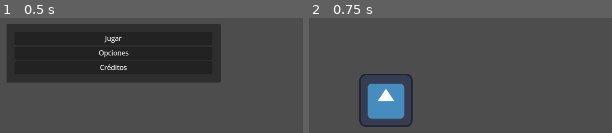
Above: before the commit, frames 1-2 (left to right).
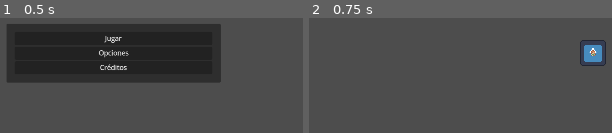
Above: after the commit, the same moments.

Repository: cckappa/kusoge
Game: Godot game, scene res://scenes/inicio_menu.tscn
Two runs of this game, one before a commit and one after it. Both use one fixed random seed, a clock stepped at 60 frames per second and the inputs below. The engine's default icon, where the game draws it, is replaced by a stand-in: a white triangle on a blue panel in a dark square.
Inputs:
- Up to frame 1 (0.5 s): no input
- Up to frame 2 (0.75 s): click "Jugar" at 0.5 s

Frame 1 is identical in both runs. In frame 2, 6.1% of the frame differs, in the area x 16-99%, y 19-95%.

Commit message:
character start with resource

Diff:
--- /dev/null
+++ b/assets/resources/conejitx.tres
@@ -0,0 +1,7 @@
+[gd_resource type="Resource" script_class="CharacterInfo" load_steps=2 format=3 uid="uid://jr2yuolebha7"]
+
+[ext_resource type="Script" path="res://scripts/character_info.gd" id="1_4df2p"]
+
+[resource]
+script = ExtResource("1_4df2p")
+run_speed = 25.0
--- a/project.godot
+++ b/project.godot
@@ -33,8 +33,8 @@
 
 window/size/viewport_width=1920
 window/size/viewport_height=1080
+window/size/resizable=false
 window/stretch/mode="viewport"
-window/stretch/aspect="expand"
 window/vsync/vsync_mode=0
 
 [gui]
--- a/scenes/inicial.tscn
+++ b/scenes/inicial.tscn
@@ -1,8 +1,8 @@
 [gd_scene load_steps=4 format=3 uid="uid://dfidel1ct2nq"]
 
-[ext_resource type="Texture2D" uid="uid://ccnxin1on7xkk" path="res://icon.svg" id="1_o1vym"]
 [ext_resource type="Script" path="res://scripts/inicial.gd" id="1_o71xu"]
 [ext_resource type="PackedScene" uid="uid://byctl1vrnbctx" path="res://scenes/settings_menu.tscn" id="2_1dw8i"]
+[ext_resource type="PackedScene" uid="uid://cc852y6dvkcdr" path="res://scenes/playable_character.tscn" id="3_5la8r"]
 
 [node name="Inicial" type="Node2D"]
 script = ExtResource("1_o71xu")
@@ -10,8 +10,6 @@
 [node name="SettingsMenu" parent="." instance=ExtResource("2_1dw8i")]
 visible = false
 
-[node name="Sprite2D" type="Sprite2D" parent="."]
-position = Vector2(-496.883, 113.639)
-texture = ExtResource("1_o1vym")
+[node name="PlayableCharacter" parent="." instance=ExtResource("3_5la8r")]
 
 [node name="Camera2D" type="Camera2D" parent="."]
--- /dev/null
+++ b/scenes/playable_character.tscn
@@ -0,0 +1,68 @@
+[gd_scene load_steps=12 format=3 uid="uid://cc852y6dvkcdr"]
+
+[ext_resource type="Texture2D" uid="uid://ccnxin1on7xkk" path="res://icon.svg" id="1_7wxll"]
+[ext_resource type="Script" path="res://scripts/playable_character.gd" id="1_vne8f"]
+[ext_resource type="Resource" uid="uid://jr2yuolebha7" path="res://assets/resources/conejitx.tres" id="2_dcwwv"]
+[ext_resource type="Script" path="res://scripts/state_machine.gd" id="3_3n386"]
+[ext_resource type="Script" path="res://scenes/run_state.gd" id="4_chw2b"]
+[ext_resource type="Texture2D" uid="uid://civvllqehi3r0" path="res://assets/spritesheets/kenney_rpg-urban-pack/Tilemap/tilemap.png" id="6_brn32"]
+
+[sub_resource type="CapsuleShape2D" id="CapsuleShape2D_ifkpl"]
+radius = 34.0
+height = 90.0
+
+[sub_resource type="AtlasTexture" id="AtlasTexture_w688j"]
+atlas = ExtResource("6_brn32")
+region = Rect2(407, 0, 17, 17)
+
+[sub_resource type="AtlasTexture" id="AtlasTexture_2ck6l"]
+atlas = ExtResource("6_brn32")
+region = Rect2(407, 17, 17, 17)
+
+[sub_resource type="AtlasTexture" id="AtlasTexture_jxwxl"]
+atlas = ExtResource("6_brn32")
+region = Rect2(407, 34, 17, 17)
+
+[sub_resource type="SpriteFrames" id="SpriteFrames_dd1ai"]
+animations = [{
+"frames": [{
+"duration": 1.0,
+"texture": SubResource("AtlasTexture_w688j")
+}, {
+"duration": 1.0,
+"texture": SubResource("AtlasTexture_2ck6l")
+}, {
+"duration": 1.0,
+"texture": SubResource("AtlasTexture_w688j")
+}, {
+"duration": 1.0,
+"texture": SubResource("AtlasTexture_jxwxl")
+}],
+"loop": true,
+"name": &"forward",
+"speed": 5.0
+}]
+
+[node name="PlayableCharacter" type="CharacterBody2D"]
+script = ExtResource("1_vne8f")
+character_info = ExtResource("2_dcwwv")
+
+[node name="CollisionShape2D" type="CollisionShape2D" parent="."]
+shape = SubResource("CapsuleShape2D_ifkpl")
+
+[node name="Sprite2D" type="Sprite2D" parent="."]
+scale = Vector2(0.484375, 0.484375)
+texture = ExtResource("1_7wxll")
+
+[node name="StateMachine" type="Node" parent="."]
+script = ExtResource("3_3n386")
+
+[node name="RunState" type="Node" parent="StateMachine"]
+script = ExtResource("4_chw2b")
+
+[node name="conejx_spritesheet" type="AnimatedSprite2D" parent="."]
+sprite_frames = SubResource("SpriteFrames_dd1ai")
+animation = &"forward"
+autoplay = "forward"
+frame = 3
+frame_progress = 0.243053
--- /dev/null
+++ b/scenes/run_state.gd
@@ -0,0 +1,2 @@
+extends PlayerState
+# Extiende el playerstate nada mas para que sea mas facil jalar el playable character y sus variables
--- a/scenes/settings_menu.tscn
+++ b/scenes/settings_menu.tscn
@@ -309,11 +309,6 @@
 
 [node name="OptionButton" type="OptionButton" parent="PanelContainer/MarginContainer/VBoxContainer/PanelSections/VideoPanel/MarginContainer/VBoxContainer/ScreenResolution"]
 layout_mode = 2
-selected = 0
-item_count = 2
-popup/item_0/text = "1920x1080"
-popup/item_1/text = "1024x960"
-popup/item_1/id = 1
 
 [node name="ControlsPanel" type="PanelContainer" parent="PanelContainer/MarginContainer/VBoxContainer/PanelSections"]
 visible = false
--- /dev/null
+++ b/scripts/character_info.gd
@@ -0,0 +1,4 @@
+class_name CharacterInfo
+extends Resource
+
+@export var run_speed:float
--- a/scripts/config_file_handler.gd
+++ b/scripts/config_file_handler.gd
@@ -6,6 +6,20 @@
 var accesibility_settings:Dictionary
 var audio_settings:Dictionary
 var video_settings:Dictionary
+
+const screen_resolutions:= [
+	Vector2(3840, 2160),
+	Vector2(1920,1080),
+	Vector2(1440, 1080),
+	Vector2(1280, 1080),
+	Vector2(1280, 720),
+	Vector2(720, 480),
+	Vector2(640, 480)
+]
+
+@onready var MASTER_BUS_ID:=AudioServer.get_bus_index("Master")
+@onready var MUSIC_BUS_ID:=AudioServer.get_bus_index("Music")
+@onready var SFX_BUS_ID:=AudioServer.get_bus_index("SFX")
 
 func _ready() -> void:
 	if not FileAccess.file_exists(SETTINGS_FILE_PATH):
@@ -30,9 +44,11 @@
 		# Save and Load to settings
 		config.save(SETTINGS_FILE_PATH)
 		load_settings()
+		apply_settings()
 	else:
 		config.load(SETTINGS_FILE_PATH)
 		load_settings()
+		apply_settings()
 
 func save_settings_to_file() -> void:
 	config.save(SETTINGS_FILE_PATH)
@@ -49,3 +65,20 @@
 		audio_settings[key] = config.get_value("audio", key)
 	for key in config.get_section_keys("video"):
 		video_settings[key] = config.get_value("video", key)
+
+func apply_settings() -> void:
+	# GamePanel Settings
+
+	# AccesibilityPanel Settings
+
+	# AudioPanel Settings
+	AudioServer.set_bus_volume_db(MASTER_BUS_ID, Functions.get_decimal(config.get_value("audio", "master_volume")))
+	AudioServer.set_bus_volume_db(MUSIC_BUS_ID, Functions.get_decimal(config.get_value("audio", "music_volume")))
+	AudioServer.set_bus_volume_db(SFX_BUS_ID, Functions.get_decimal(config.get_value("audio", "sfx_volume")))
+
+	# VideoPanel Settings
+	if config.get_value("video", "fullscreen"):
+		DisplayServer.window_set_mode(DisplayServer.WINDOW_MODE_FULLSCREEN)
+	else:
+		DisplayServer.window_set_mode(DisplayServer.WINDOW_MODE_WINDOWED)
+	get_window().size = screen_resolutions[config.get_value("video", "screen_resolution")]
--- /dev/null
+++ b/scripts/playable_character.gd
@@ -0,0 +1,4 @@
+class_name PlayableCharacter
+extends CharacterBody2D
+
+@export var character_info:CharacterInfo
--- /dev/null
+++ b/scripts/player_state.gd
@@ -0,0 +1,9 @@
+class_name PlayerState
+extends State
+
+var player:PlayableCharacter
+
+func _ready() -> void:
+	await owner.ready
+	player = owner as PlayableCharacter
+	print(player.character_info.run_speed)
--- /dev/null
+++ b/scripts/state.gd
@@ -0,0 +1,28 @@
+## Virtual base class for all states.
+## Extend this class and override its methods to implement a state.
+class_name State extends Node
+
+## Emitted when the state finishes and wants to transition to another state.
+signal finished(next_state_path: String, data: Dictionary)
+
+## Called by the state machine when receiving unhandled input events.
+func handle_input(_event: InputEvent) -> void:
+	pass
+
+## Called by the state machine on the engine's main loop tick.
+func update(_delta: float) -> void:
+	pass
+
+## Called by the state machine on the engine's physics update tick.
+func physics_update(_delta: float) -> void:
+	pass
+
+## Called by the state machine upon changing the active state. The `data` parameter
+## is a dictionary with arbitrary data the state can use to initialize itself.
+func enter(previous_state_path: String, data := {}) -> void:
+	pass
+
+## Called by the state machine before changing the active state. Use this function
+## to clean up the state.
+func exit() -> void:
+	pass
--- /dev/null
+++ b/scripts/state_machine.gd
@@ -0,0 +1,38 @@
+class_name StateMachine extends Node
+
+## The initial state of the state machine. If not set, the first child node is used.
+@export var initial_state: State = null
+
+## The current state of the state machine.
+@onready var state: State = (func get_initial_state() -> State:
+	return initial_state if initial_state != null else get_child(0)
+).call()
+
+func _ready() -> void:
+	# Give every state a reference to the state machine.
+	for state_node: State in find_children("*", "State"):
+		state_node.finished.connect(_transition_to_next_state)
+
+	# State machines usually access data from the root node of the scene they're part of: the owner.
+	# We wait for the owner to be ready to guarantee all the data and nodes the states may need are available.
+	await owner.ready
+	state.enter("")
+
+func _unhandled_input(event: InputEvent) -> void:
+	state.handle_input(event)
+
+func _process(delta: float) -> void:
+	state.update(delta)
+
+func _physics_process(delta: float) -> void:
+	state.physics_update(delta)
+
+func _transition_to_next_state(target_state_path: String, data: Dictionary = {}) -> void:
+	if not has_node(target_state_path):
+		printerr(owner.name + ": Trying to transition to state " + target_state_path + " but it does not exist.")
+		return
+
+	var previous_state_path := state.name
+	state.exit()
+	state = get_node(target_state_path)
+	state.enter(previous_state_path, data)
--- a/scripts/video_panel.gd
+++ b/scripts/video_panel.gd
@@ -4,6 +4,7 @@
 @export var resolution_option:OptionButton
 
 func _ready_scene() -> void:
+	load_screen_resolutions()
 	fullscreen_checkbox.connect("toggled", save_fullscreen)
 	resolution_option.connect("item_selected", save_resolution)
 
@@ -11,8 +12,20 @@
 	fullscreen_checkbox.button_pressed = video_settings.fullscreen
 	resolution_option.selected = video_settings.screen_resolution
 
+func load_screen_resolutions() -> void:
+	for resolution:Vector2 in ConfigFileHandler.screen_resolutions:
+		resolution_option.add_item("%dx%d" % [resolution[0], resolution[1]])
+
 func save_fullscreen(toggle_on:bool) -> void:
+	if toggle_on:
+		DisplayServer.window_set_mode(DisplayServer.WINDOW_MODE_FULLSCREEN)
+	else:
+		DisplayServer.window_set_mode(DisplayServer.WINDOW_MODE_WINDOWED)
 	save_setting("video", "fullscreen", toggle_on)
 
 func save_resolution(index:int) -> void:
+	var resolution_arr := resolution_option.get_item_text(index).split("x")
+	var resolution_v2 := Vector2(resolution_arr[0].to_int(), resolution_arr[1].to_int())
+	#DisplayServer.window_set_size(resolution_v2)
+	get_window().size = resolution_v2
 	save_setting("video", "screen_resolution", index)
Not shown, added: assets/spritesheets/kenney_rpg-urban-pack/License.txt
Binary file added: assets/spritesheets/kenney_rpg-urban-pack/Preview.png
Not shown, added: assets/spritesheets/kenney_rpg-urban-pack/Preview.png.import
Binary file added: assets/spritesheets/kenney_rpg-urban-pack/Sample.png
Not shown, added: assets/spritesheets/kenney_rpg-urban-pack/Sample.png.import
Binary file added: assets/spritesheets/kenney_rpg-urban-pack/Tilemap/tilemap.png
Not shown, added: assets/spritesheets/kenney_rpg-urban-pack/Tilemap/tilemap.png.import
Not shown, added: assets/spritesheets/kenney_rpg-urban-pack/Tilemap/tilemap.txt
Binary file added: assets/spritesheets/kenney_rpg-urban-pack/Tilemap/tilemap_packed.png
Not shown, added: assets/spritesheets/kenney_rpg-urban-pack/Tilemap/tilemap_packed.png.import
Binary file added: assets/spritesheets/kenney_rpg-urban-pack/Tiles/tile_0000.png
Not shown, added: assets/spritesheets/kenney_rpg-urban-pack/Tiles/tile_0000.png.import
(and 973 more such lines)
